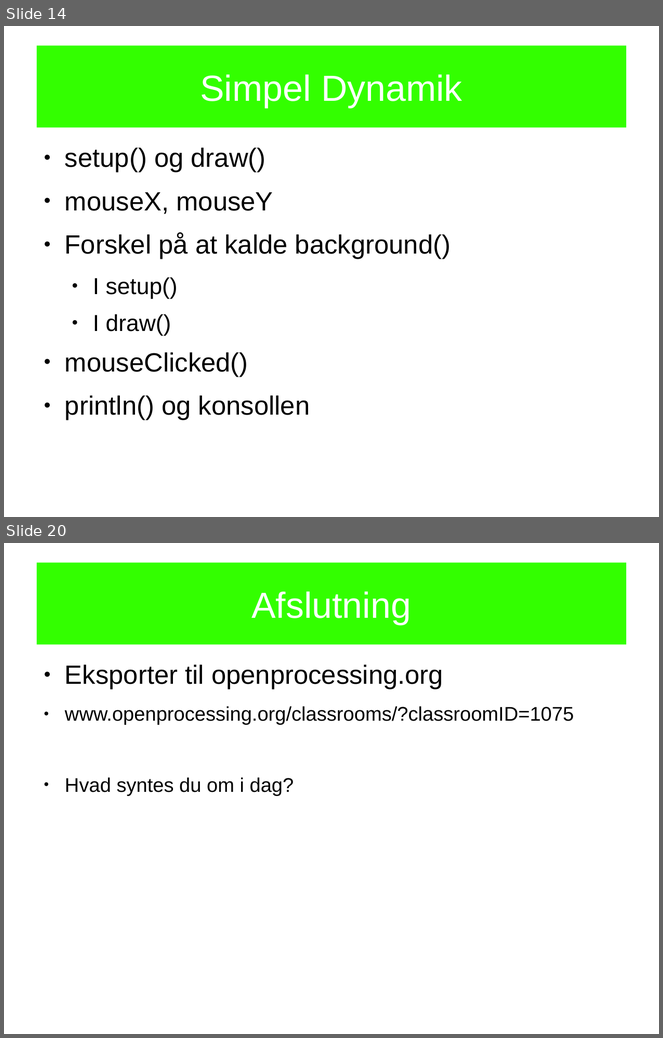
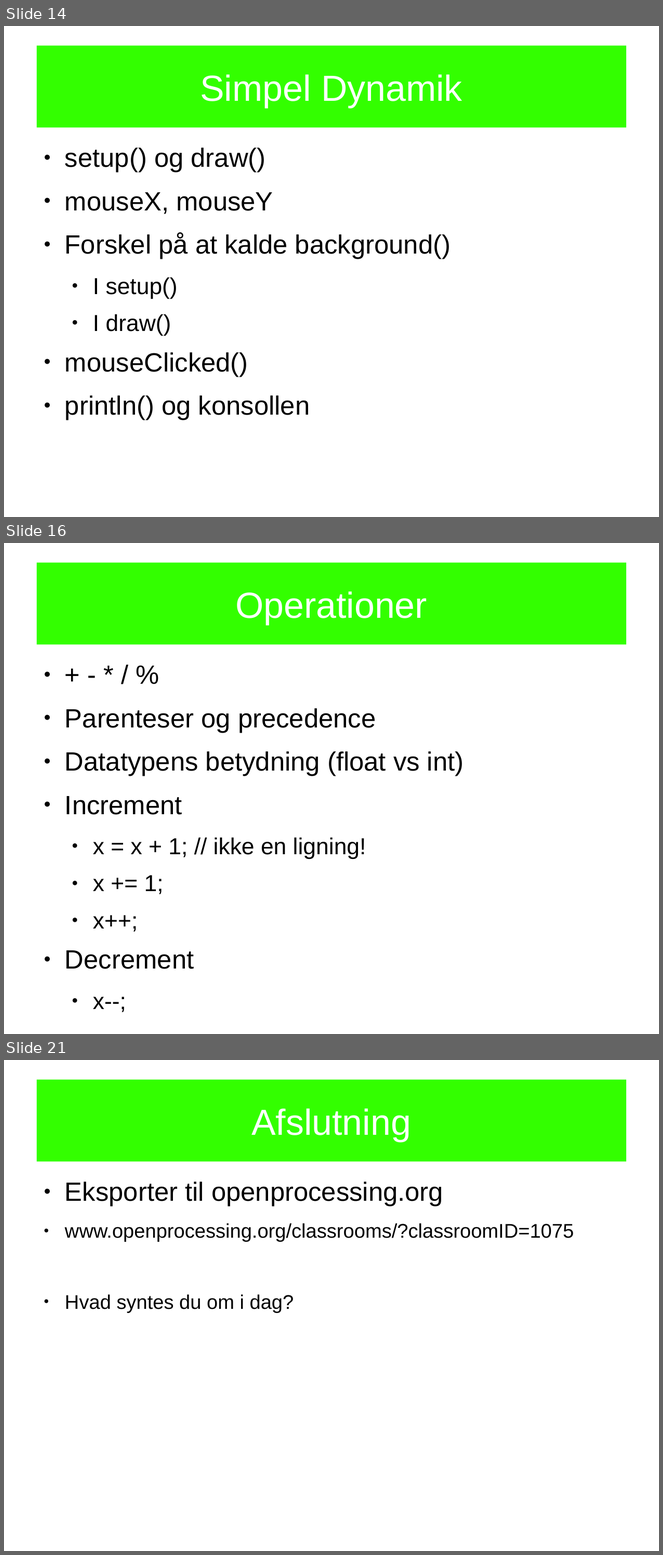
Before and after one commit to openspaceaarhus/Processing-workshops, a slide deck: slides/workshop1/workshop1.odp. Shown one above the other, each under a label of ours: slides 14 and 20 before the commit, slides 14, 16 and 21 after it; the slides between them are not shown. The pictures are 663x1038 and 663x1555 pixels, drawn with LibreOffice and Linux fonts; fonts in the diff are those of the drawing. Boxes give left, top, right and bottom in pixels: in the first picture for what was removed or moved away, otherwise in the second. Text is boxed around its words. In the diff, an @@ line names an element or a change of style, - is before the commit and + after.

```diff
--- a/slides/workshop1/workshop1.odp
+++ b/slides/workshop1/workshop1.odp
@@ slide 16 added at box(4, 543, 659, 1034), background #FFFFFF @@
@@ title added at box(37, 563, 626, 645), fill #33FF00, 44 pt, text #FFFFFF @@
+Operationer
@@ text added at box(65, 708, 464, 969), 32 pt, text #000000 @@
+● + - * / %
+● Parenteser og precedence
+● Datatypens betydning (float vs int)
+● Increment
+  ● x = x + 1; // ikke en ligning!
+  ● x += 1;
+  ● x++;
+● Decrement
+  ● x--;
@@ what was slide 20 is now slide 21 @@
```
Also in this commit, not shown: 9 slides changed, 1 other slide added, 1 slide removed, 1 other file.
